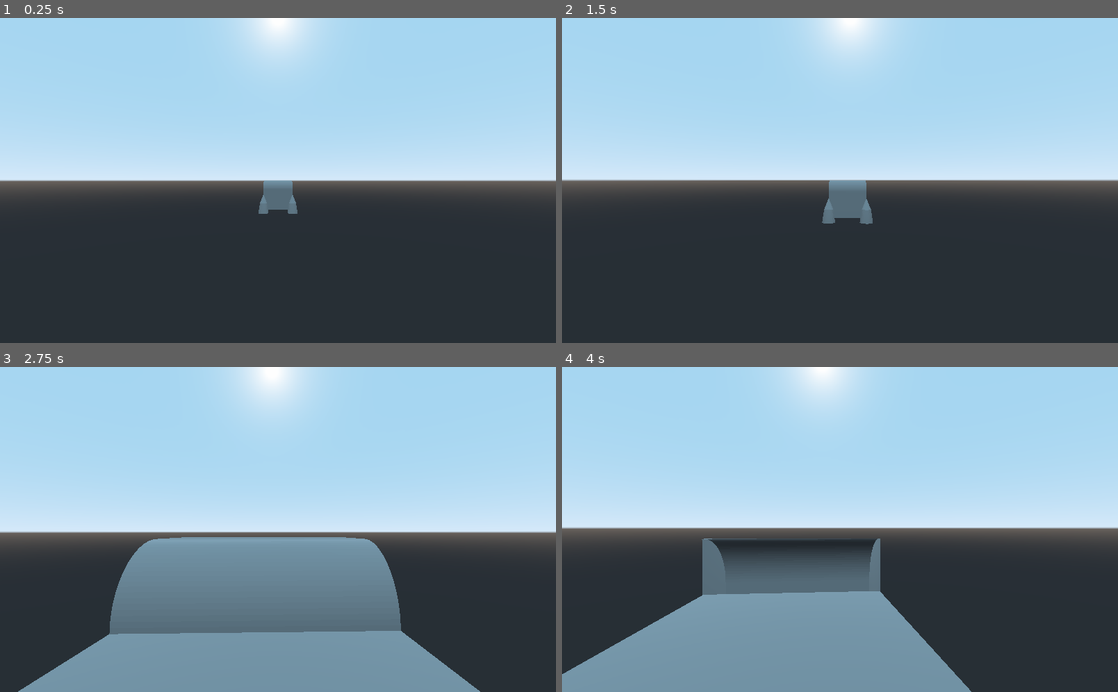
Above: before the commit, frames 1-4 (two rows, left to right).
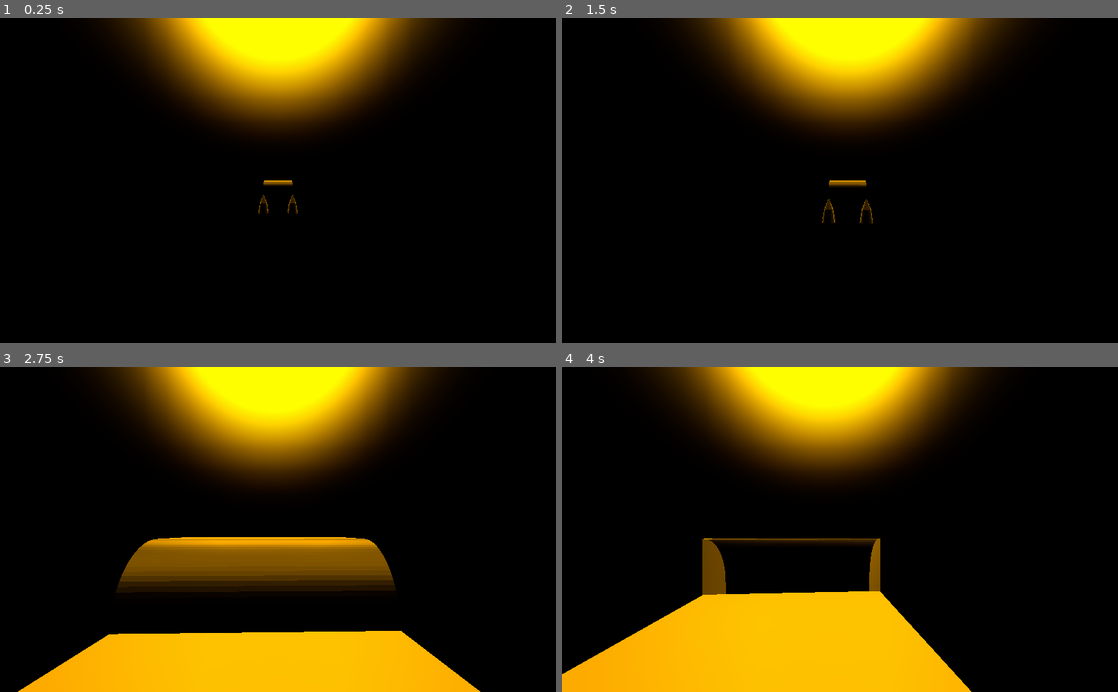
Above: after the commit, the same moments.

Repository: rcorre/wildjam-38
Game: Godot game, scene res://scenes/Space.tscn
The game is run twice, just before and just after one commit, with the same random seed, the same clock (stepped at 60 frames per second) and the same inputs.
Inputs (mouse positions are in pixels of both pictures, inside the frame that each line leads up to):
- Up to frame 1 (0.25 s): no input
- Up to frame 2 (1.5 s): tap Enter at 0.5 s; move the mouse to (867, 180) at 0.52 s; hold W (forward) from 0.53 s (still down); move the mouse to (812, 180) at 1.27 s
- Up to frame 3 (2.75 s): keep holding W (forward); move the mouse to (289, 523) at 2.02 s
- Up to frame 4 (4 s): keep holding W (forward); move the mouse to (834, 536) at 2.77 s; move the mouse to (878, 532) at 3.52 s

The runs differ from the first frame. In frame 1, 100% of the frame differs, in the area x 0-100%, y 0-100%; in frame 2, 100%; in frame 3, 100%; in frame 4, 100%.

Commit message:
Adjust sky settings.

Diff:
--- a/default_env.tres
+++ b/default_env.tres
@@ -1,7 +1,18 @@
 [gd_resource type="Environment" load_steps=2 format=2]
 
 [sub_resource type="ProceduralSky" id=1]
+sky_top_color = Color( 0, 0, 0, 1 )
+sky_horizon_color = Color( 0, 0, 0, 1 )
+ground_bottom_color = Color( 0, 0, 0, 1 )
+ground_horizon_color = Color( 0, 0, 0, 1 )
+sun_color = Color( 1, 0.411765, 0, 1 )
+sun_latitude = 45.0
+sun_angle_max = 90.0
+sun_curve = 0.0435276
+sun_energy = 32.0
 
 [resource]
 background_mode = 2
 background_sky = SubResource( 1 )
+background_energy = 8.0
+glow_enabled = true
